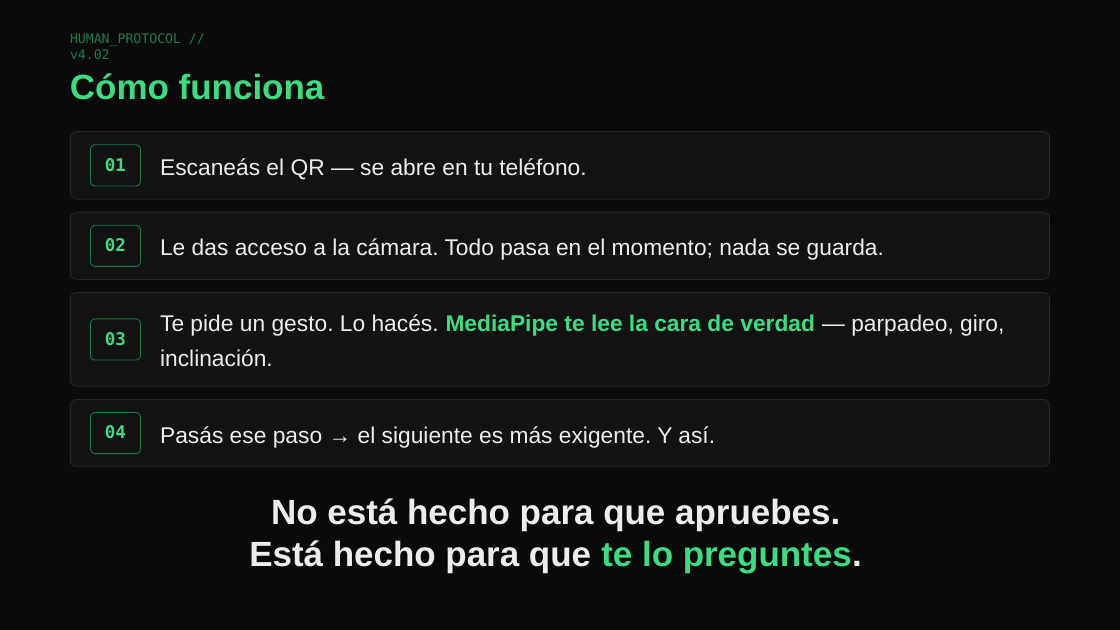
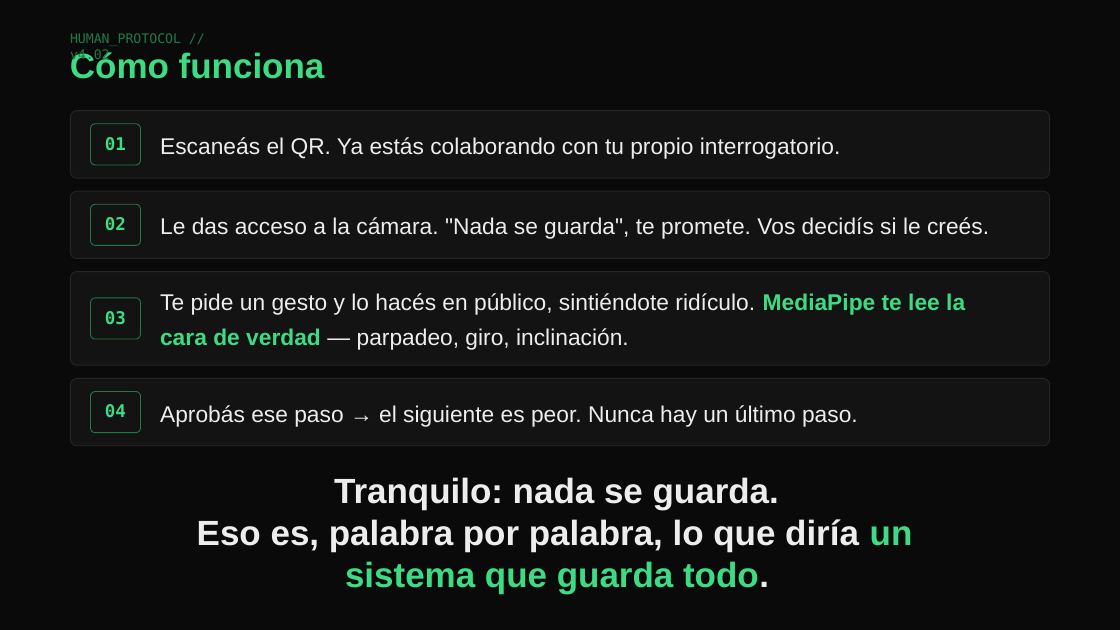
Before and after one commit to LorenGrz/HumanDetector, a slide deck: slide 4 of deck/dist/humandetector-editable.pptx. Drawn at 1120x630 pixels with LibreOffice and Linux fonts; fonts in the diff are those of the drawing. Boxes give left, top, right and bottom in pixels: in the first picture for what was removed or moved away, otherwise in the second. Text is boxed around its words. In the diff, an @@ line names an element or a change of style, - is before the commit and + after.

```diff
--- a/deck/dist/humandetector-editable.pptx
+++ b/deck/dist/humandetector-editable.pptx
@@ text added at (160,137,840,159), 19.5 pt, text #EDEDED @@
+Escaneás el QR. Ya estás colaborando con tu propio interrogatorio.
@@ text removed at (160,158,586,180) @@
-Escaneás el QR — se abre en tu teléfono.
@@ text at (160,217,989,239): text changed @@
-Le das acceso a la cámara. Todo pasa en el momento; nada se guarda.
+Le das acceso a la cámara. "Nada se guarda", te promete. Vos decidís si le creés.
@@ text at (160,293,965,315): text changed @@
-Te pide un gesto. Lo hacés. MediaPipe te lee la cara de verdad — parpadeo, giro,
+Te pide un gesto y lo hacés en público, sintiéndote ridículo. MediaPipe te lee la
@@ text added at (160,328,629,350), 19.5 pt, text #EDEDED @@
+cara de verdad — parpadeo, giro, inclinación.
@@ text removed at (160,349,273,367) @@
-inclinación.
@@ 12 freeform shapes, 5 texts: place and size @@
-12 freeform shapes, 5 texts at (70,73,1050,467)
+12 freeform shapes, 5 texts at (70,50,1050,446)
@@ text at (160,405,858,427): text changed @@
-Pasás ese paso → el siguiente es más exigente. Y así.
+Aprobás ese paso → el siguiente es peor. Nunca hay un último paso.
@@ text added at (334,477,779,510), 30 pt, text #EDEDED, bold @@
+Tranquilo: nada se guarda.
@@ text removed at (271,498,840,531) @@
-No está hecho para que apruebes.
@@ text added at (197,519,913,552), 30 pt, text #EDEDED, bold @@
+Eso es, palabra por palabra, lo que diría un
@@ text removed at (249,540,862,573) @@
-Está hecho para que te lo preguntes.
@@ text added at (345,561,769,594), 30 pt, text #3DDC84, bold @@
+sistema que guarda todo.
```
Also in this commit, not shown: 1 other slide changed, 6 other files.
